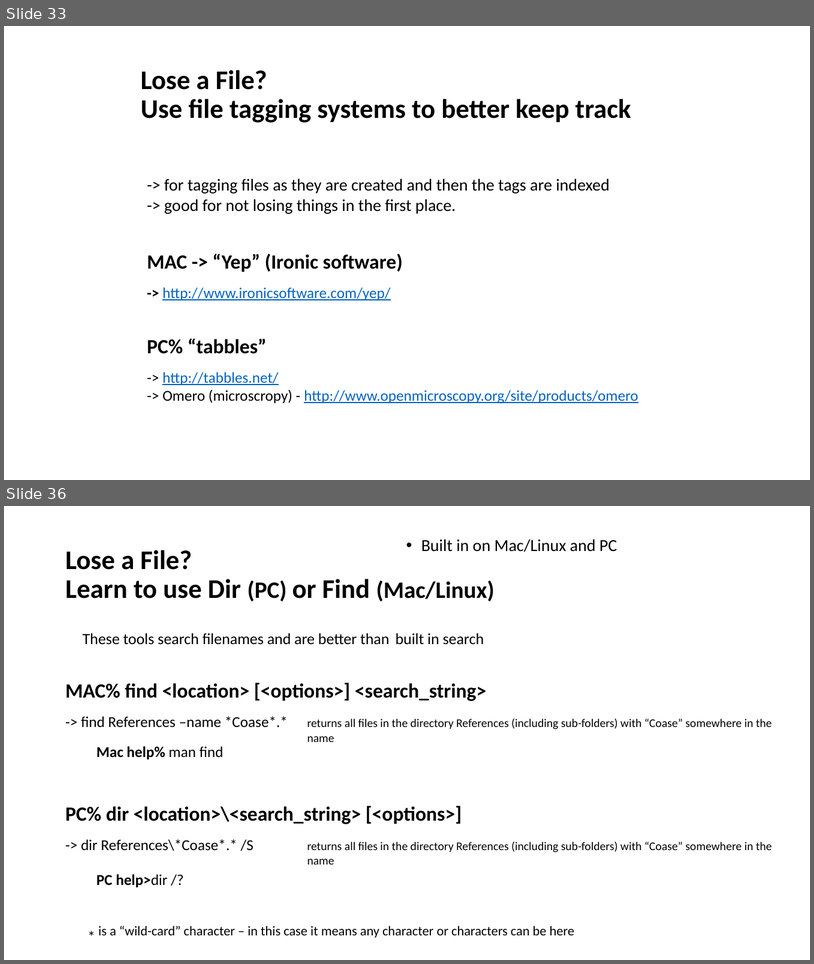
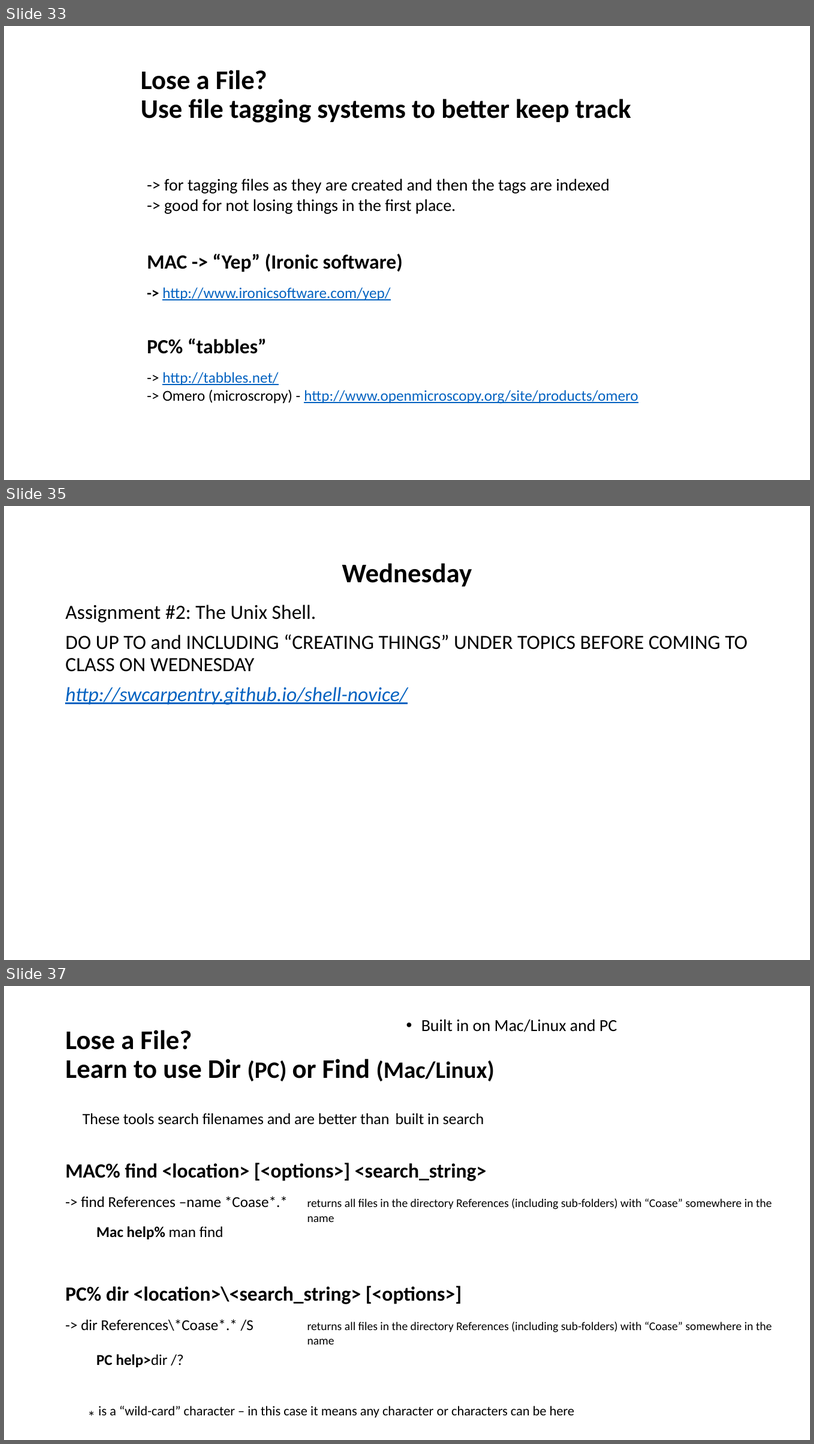
Before and after one commit to tibbben/teaching.data.literacy, a slide deck: UM_DataManagementClass/Lessons/04/04_FirstMeeting.pptx. Shown one above the other, each under a label of ours: slides 33 and 36 before the commit, slides 33, 35 and 37 after it; the slides between them are not shown. The pictures are 814x964 and 814x1444 pixels, drawn with LibreOffice and Linux fonts; fonts in the diff are those of the drawing. Boxes give left, top, right and bottom in pixels: in the first picture for what was removed or moved away, otherwise in the second. Text is boxed around its words. In the diff, an @@ line names an element or a change of style, - is before the commit and + after.

```diff
--- a/UM_DataManagementClass/Lessons/04/04_FirstMeeting.pptx
+++ b/UM_DataManagementClass/Lessons/04/04_FirstMeeting.pptx
@@ slide 35 added at (4, 506, 810, 960), background #FFFFFF @@
@@ title added at (342, 563, 473, 586), 32 pt, text #000000, bold @@
+Wednesday
@@ text added at (65, 604, 748, 705), 24 pt, text #000000 @@
+Assignment #2: The Unix Shell.
+DO UP TO and INCLUDING “CREATING THINGS” UNDER TOPICS BEFORE COMING TO CLASS ON WEDNESDAY
+http://swcarpentry.github.io/shell-novice/
@@ what was slide 36 is now slide 37 @@
```
Also in this commit, not shown: 7 slides changed, 1 other file.
